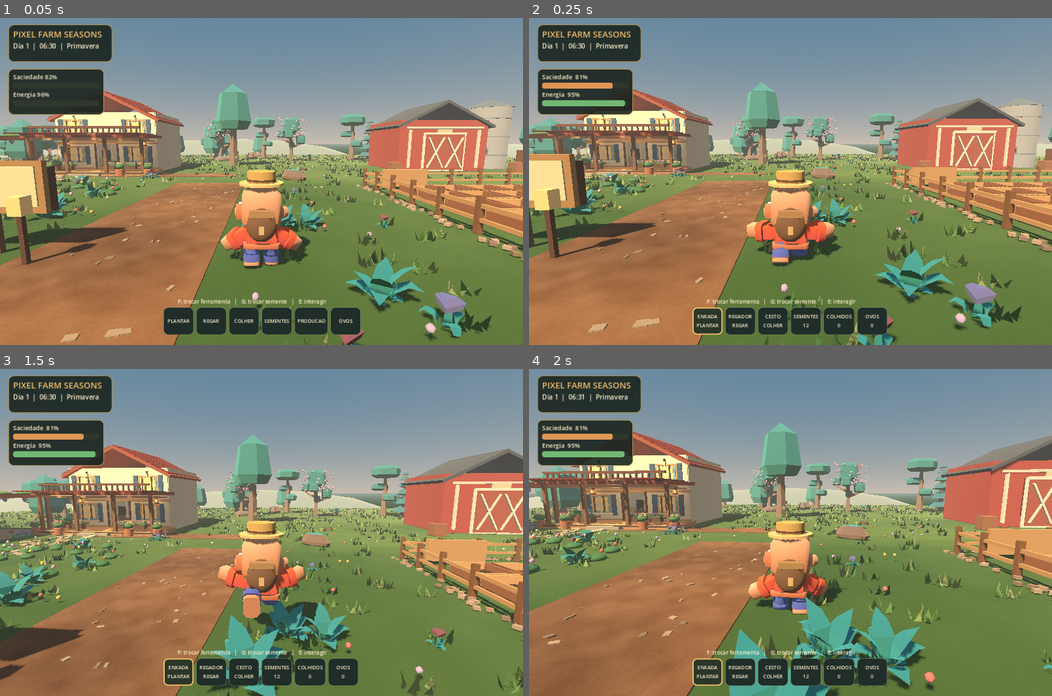
Above: before the commit, frames 1-4 (two rows, left to right).
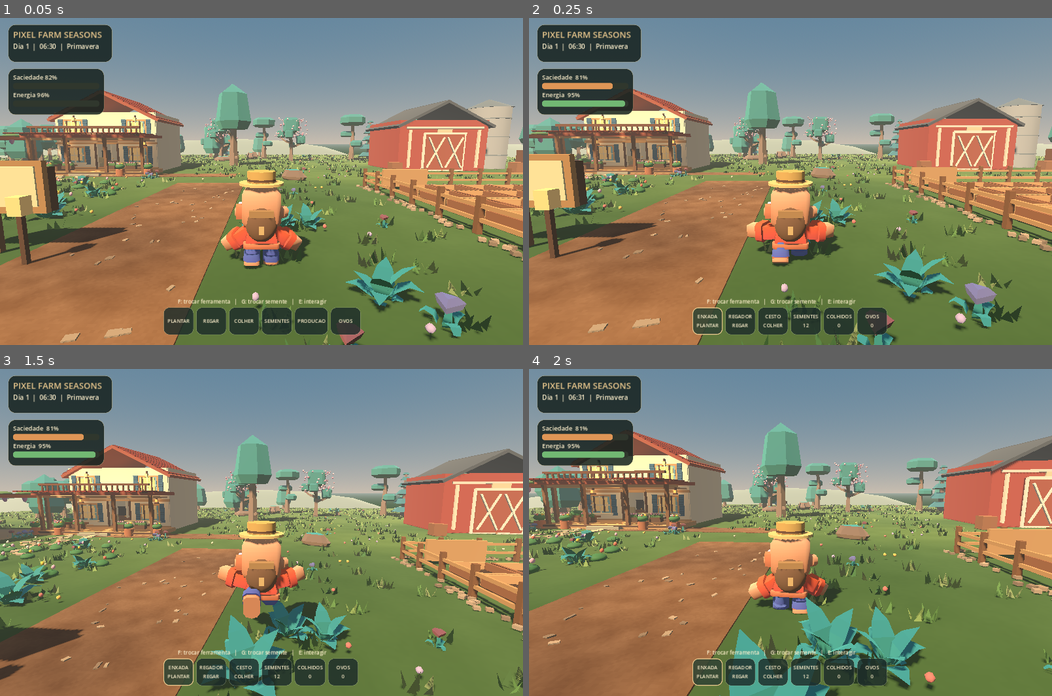
Above: after the commit, the same moments.

Repository: juniordev830/pixel-farm-seasons
Game: Godot game, scene res://scenes/farm_world.tscn
The game is run twice, just before and just after one commit, with the same random seed, the same clock (stepped at 60 frames per second) and the same inputs.
Inputs (mouse positions are in pixels of both pictures, inside the frame that each line leads up to):
- Up to frame 1 (0.05 s): no input
- Up to frame 2 (0.25 s): no input
- Up to frame 3 (1.5 s): tap Enter (ui_accept) at 0.5 s; move the mouse to (287, 532) at 0.52 s; hold Ctrl (crouch) 0.53-1.28 s; hold W (move_forward) from 0.53 s (still down); tap Space (jump) at 0.77 s; move the mouse to (235, 532) at 1.27 s; tap Shift (sprint) at 1.35 s
- Up to frame 4 (2 s): keep holding W (move_forward); tap Space (jump) at 1.52 s

The runs differ from the first frame. In frame 1, 0.8% of the frame differs, in the area x 1-69%, y 2-97%; in frame 2, 0.9%; in frame 3, 0.9%; in frame 4, 0.9%.

Commit message:
visual: polir personagem, luz, estrada, vegetação, arquitetura e HUD

Diff:
--- a/godot/scripts/cozy_game_hud.gd
+++ b/godot/scripts/cozy_game_hud.gd
@@ -3,11 +3,11 @@
 ## Somente apresenta dados da LifeSim; nao modifica a simulacao.
 ## HUD dinamica: dia, estacao, relogio, fome, energia, atividades, ferramentas.
 
-const BG := Color(0.105, 0.145, 0.125, 0.91)
-const BORDER := Color(0.64, 0.55, 0.34, 0.95)
+const BG := Color(0.085, 0.132, 0.120, 0.86)
+const BORDER := Color(0.69, 0.64, 0.47, 0.64)
 const CREAM := Color("#fff1cd")
 const MUTED := Color("#d1d8bd")
-const ACCENT := Color("#f0be68")
+const ACCENT := Color("#e7c68c")
 const GOOD := Color("#72b873")
 const WARNING := Color("#df9656")
 const DANGER := Color("#d66557")
@@ -60,10 +60,10 @@
     var style := StyleBoxFlat.new()
     style.bg_color = BG
     style.border_color = BORDER
-    style.set_border_width_all(2)
-    style.set_corner_radius_all(13)
+    style.set_border_width_all(1)
+    style.set_corner_radius_all(17)
     style.content_margin_left = 12
-    style.content_margin_top = 9
+    style.content_margin_top = 10
     style.content_margin_right = 12
     style.content_margin_bottom = 9
     panel.add_theme_stylebox_override("panel", style)
@@ -170,10 +170,10 @@
 
 func _quick_style(selected: bool) -> StyleBoxFlat:
     var style := StyleBoxFlat.new()
-    style.bg_color = Color("#293629") if selected else Color("#202d28")
-    style.border_color = ACCENT if selected else Color("#788566")
-    style.set_border_width_all(3 if selected else 1)
-    style.set_corner_radius_all(11)
+    style.bg_color = Color(0.20, 0.27, 0.20, 0.90) if selected else Color(0.11, 0.17, 0.16, 0.82)
+    style.border_color = ACCENT if selected else Color(0.70, 0.75, 0.60, 0.38)
+    style.set_border_width_all(2 if selected else 1)
+    style.set_corner_radius_all(14)
     style.content_margin_left = 7
     style.content_margin_top = 9
     style.content_margin_right = 7
